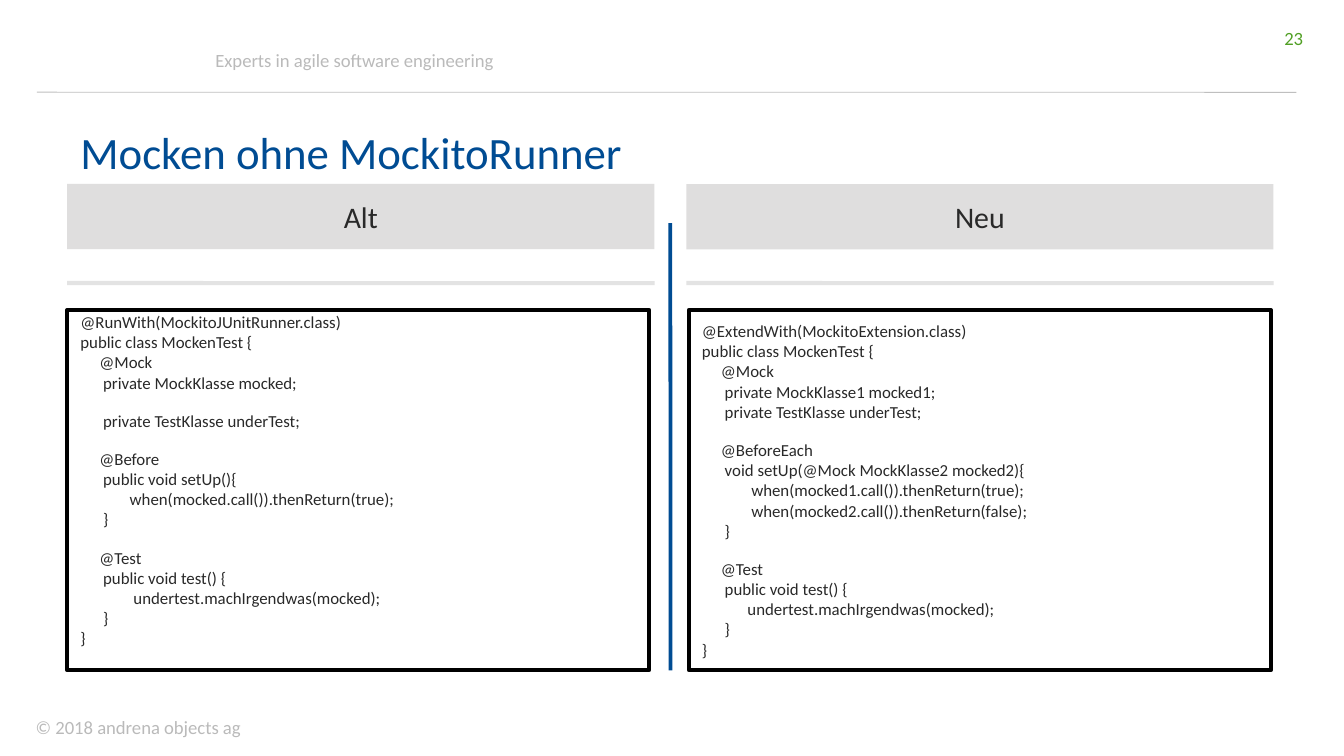
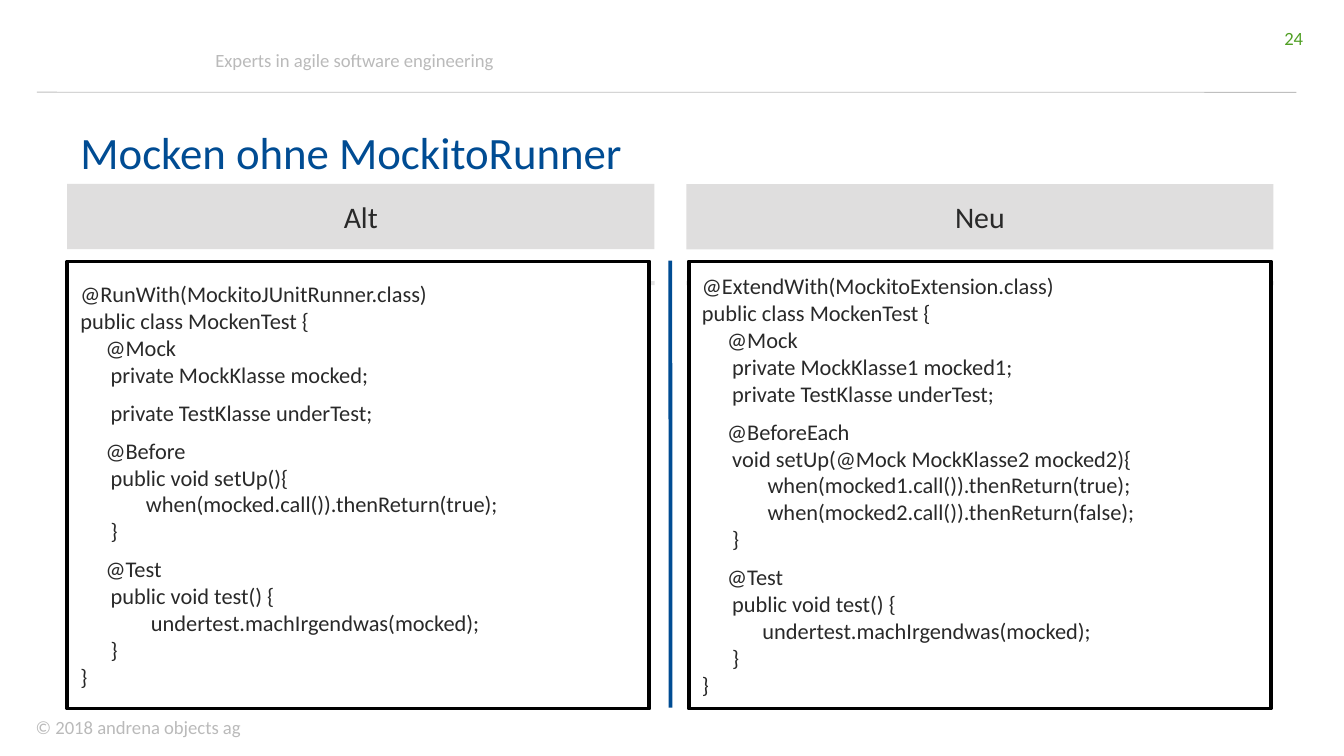
Before and after one commit to andrena/junit5-workshop-et-ka-2018, a slide deck: slide 24 of files/Folien.pptx (slide 23 before the commit). Drawn at 1344x756 pixels with LibreOffice and Linux fonts; fonts in the diff are those of the drawing; background and template pictures are left out. Boxes give left, top, right and bottom in pixels: in the first picture for what was removed or moved away, otherwise in the second. Text is boxed around its words. In the diff, an @@ line names an element or a change of style, - is before the commit and + after.

```diff
--- a/files/Folien.pptx
+++ b/files/Folien.pptx
@@ page number at box(1284, 33, 1303, 45): text changed @@
-23
+24
@@ rectangle "@RunWith(MockitoJUnitRunner.class)": place and size @@
-rectangle "@RunWith(MockitoJUnitRunner.class)" at box(67, 310, 649, 671)
+rectangle "@RunWith(MockitoJUnitRunner.class)" at box(67, 262, 649, 710)
@@ rectangle "@RunWith(MockitoJUnitRunner.class)" at box(67, 262, 649, 710): size 9 to 12 pt @@
@@ line moved from (671, 223) - (671, 671) to (671, 261) - (671, 708) @@
@@ rectangle "@ExtendWith(MockitoExtension.class)" at box(688, 262, 1270, 710): size 9 to 12 pt @@
@@ rectangle "@ExtendWith(MockitoExtension.class)": place and size @@
-rectangle "@ExtendWith(MockitoExtension.class)" at box(688, 310, 1270, 671)
+rectangle "@ExtendWith(MockitoExtension.class)" at box(688, 262, 1270, 710)
```
Also in this commit, not shown: 13 other slides changed, 1 slide added.
